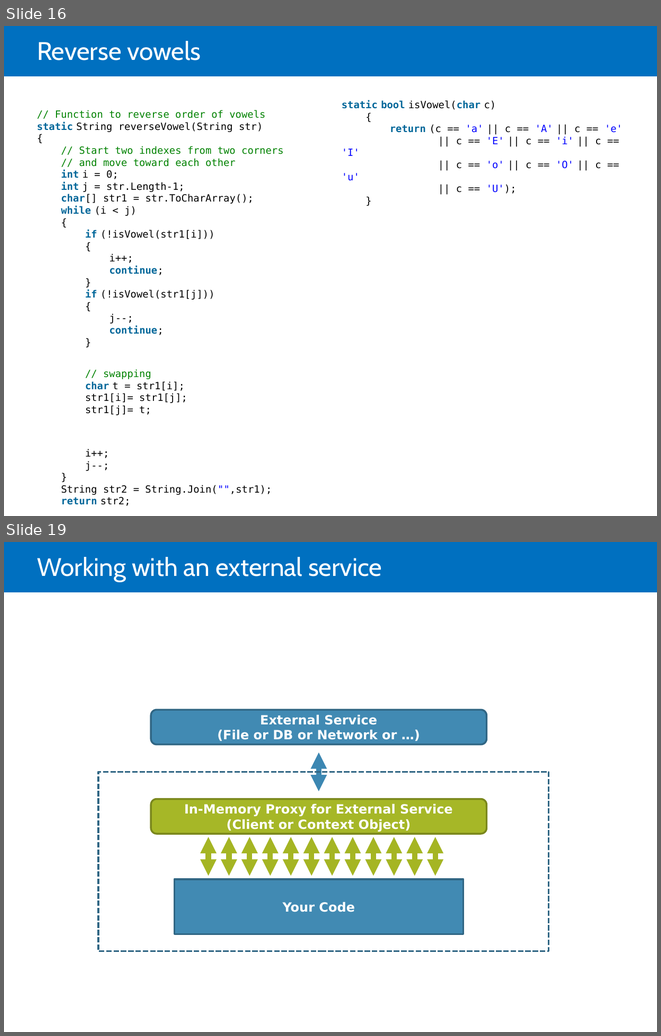
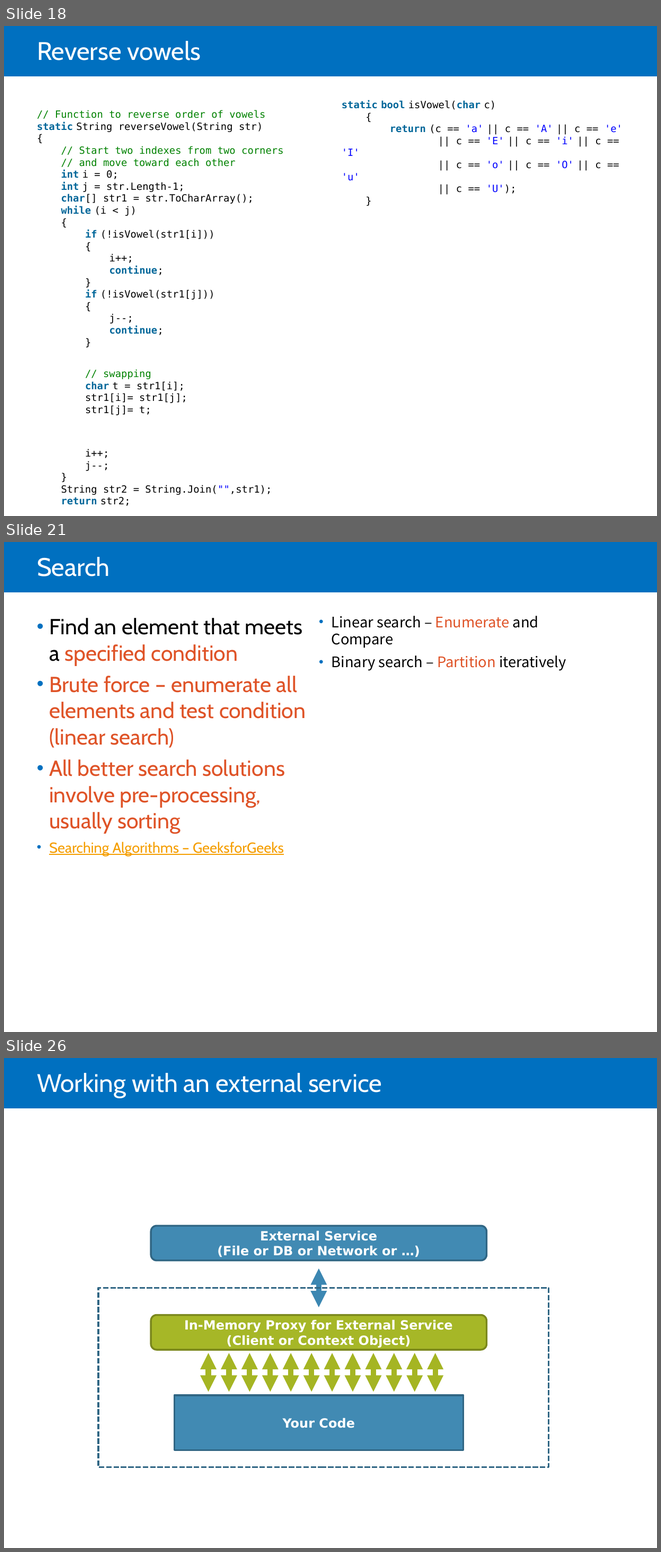
Before and after one commit to jdevr1es/DotnetSlides, a slide deck: DSA Study Guide.pptx. Shown one above the other, each under a label of ours: slides 16 and 19 before the commit, slides 18, 21 and 26 after it; the slides between them are not shown. The pictures are 661x1036 and 661x1552 pixels, drawn with LibreOffice and Linux fonts; fonts in the diff are those of the drawing. Boxes give left, top, right and bottom in pixels: in the first picture for what was removed or moved away, otherwise in the second. Text is boxed around its words. In the diff, an @@ line names an element or a change of style, - is before the commit and + after.

```diff
--- a/DSA Study Guide.pptx
+++ b/DSA Study Guide.pptx
@@ slide 21 added at box(4, 542, 657, 1032), background #FFFFFF; not listed: 1 template element that a slide beside it also shows @@
@@ title added at box(37, 557, 110, 576), 28 pt, text #FFFFFF @@
+Search
@@ text added at box(49, 618, 306, 856), 24 pt, text #DF5327 @@
+• Find an element that meets a specified condition
+• Brute force – enumerate all elements and test condition (linear search)
+• All better search solutions involve pre-processing, usually sorting
+• Searching Algorithms – GeeksforGeeks
@@ text added at box(332, 616, 566, 671), 16 pt, text #000000 @@
+• Linear search – Enumerate and Compare
+• Binary search – Partition iteratively
@@ what was slide 16 is now slide 18 @@
@@ what was slide 19 is now slide 26 @@
```
Also in this commit, not shown: 6 slides changed, 7 other slides added, 1 slide removed.
